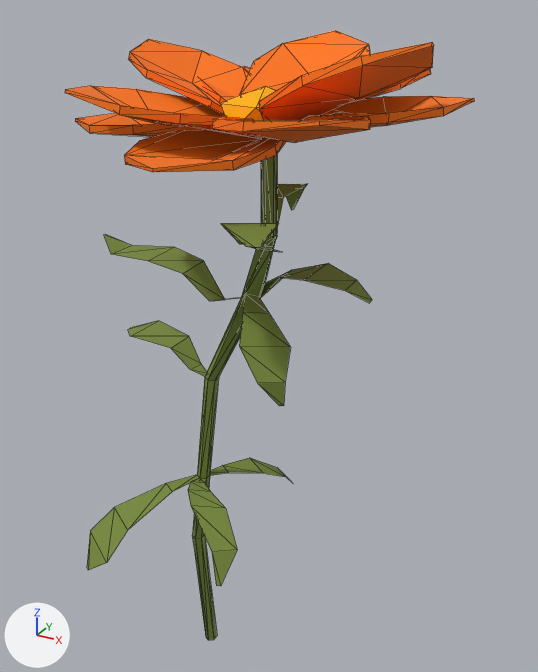
What one commit did to the glTF model public/assets/calandula.glb.
Rendered twice from a 50 mm lens placed at (0.686, -0.997, 1.231), pointed at (0.115, 0.042, 0.711). Lighting does not change. The marker at lower left points along +X, +Y and +Z. Mesh edges are drawn as thin lines. Where no turn or scale is listed for an object, it has been applied to the vertices.

In view in the first picture: 'Blossom', 'Pollen', 'Stem'.
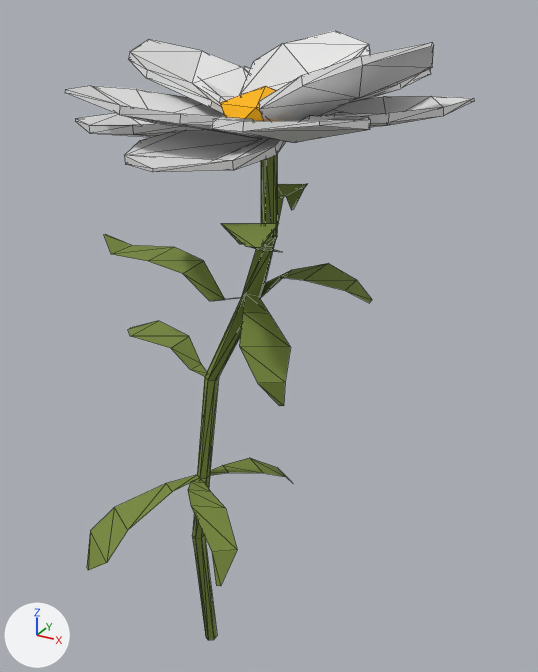
Commit message: Add tree + new flowers 🌼

Changed parts and their boxes (x1, y1, x2, y2) in the pictures (538 x 672 px):
```json
{"object": "Blossom", "change": "recoloured", "before": [65, 30, 474, 172], "after": [65, 30, 474, 172], "on screen": "orange to white"}
```

Edits to the scene script, one JSON object a line:
```json
{"block": "me_calendula_flower_orange_0", "where": "me_calendula_flower_orange_0.from_pydata(...)  # 198 vertices, 352 faces; spans x -0.127..0.415, y -0.316..0.269, z 1.047..1.198"}
{"op": "remove", "block": "me_calendula_flower_orange_0", "code": "me_calendula_flower_orange_0.materials.append(mat_orange)  # orange #fe7600"}
```
